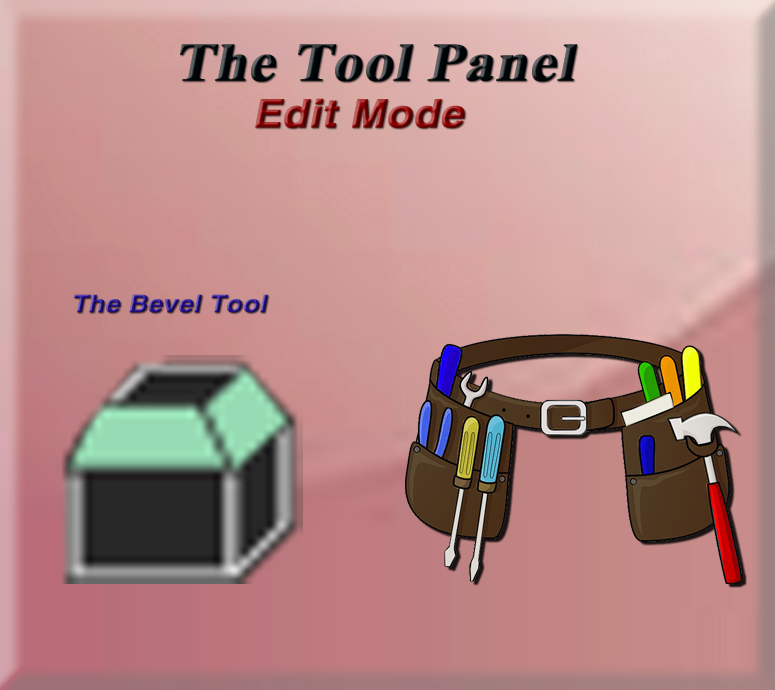
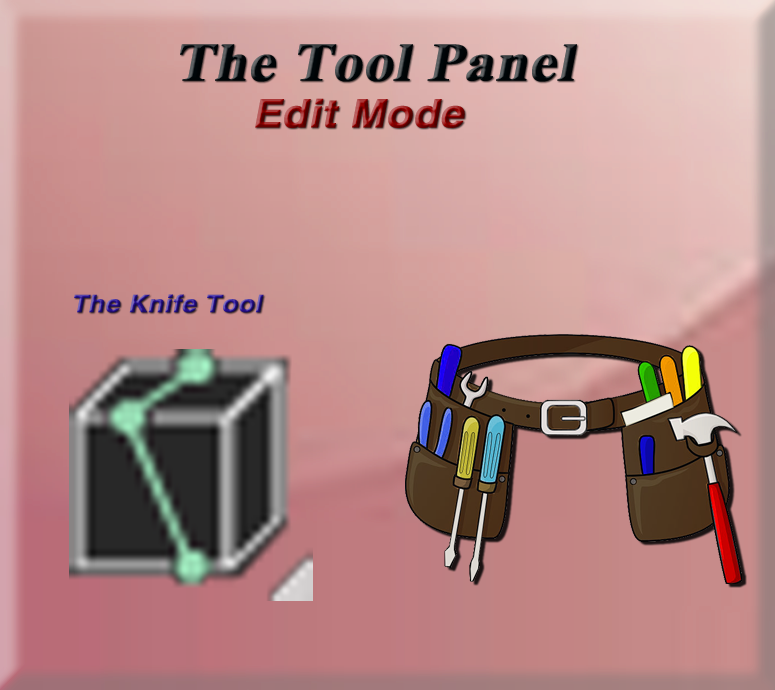
Two versions of the same layered image (775 x 690). Layer-by-layer changes:
renamed "Layer 5" to "Layer 2", painted on it over bbox(56, 349, 313, 601)
renamed "The Bevel Tool" to "The Knife Tool", painted on it over bbox(129, 294, 268, 313)
